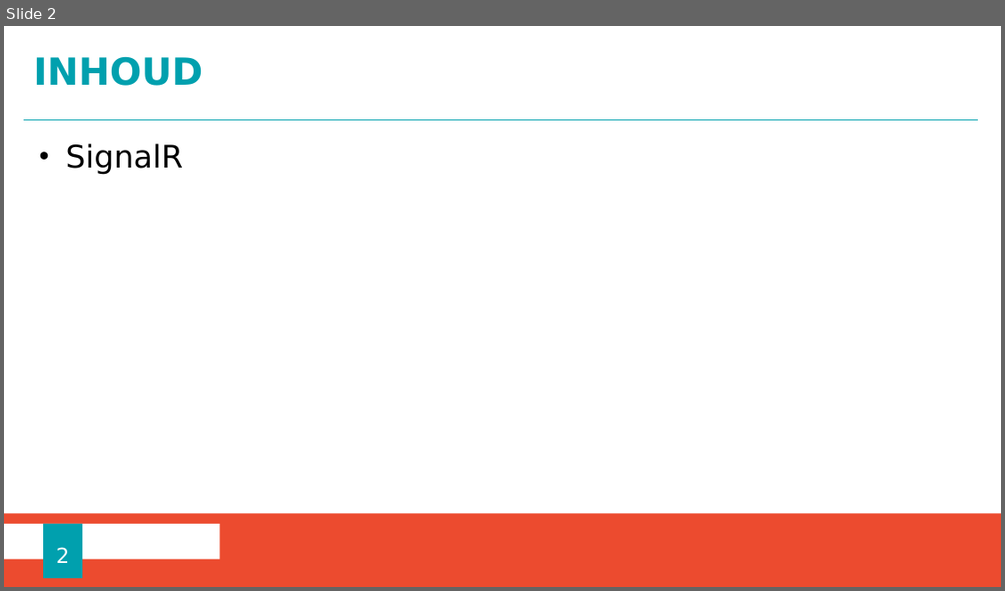
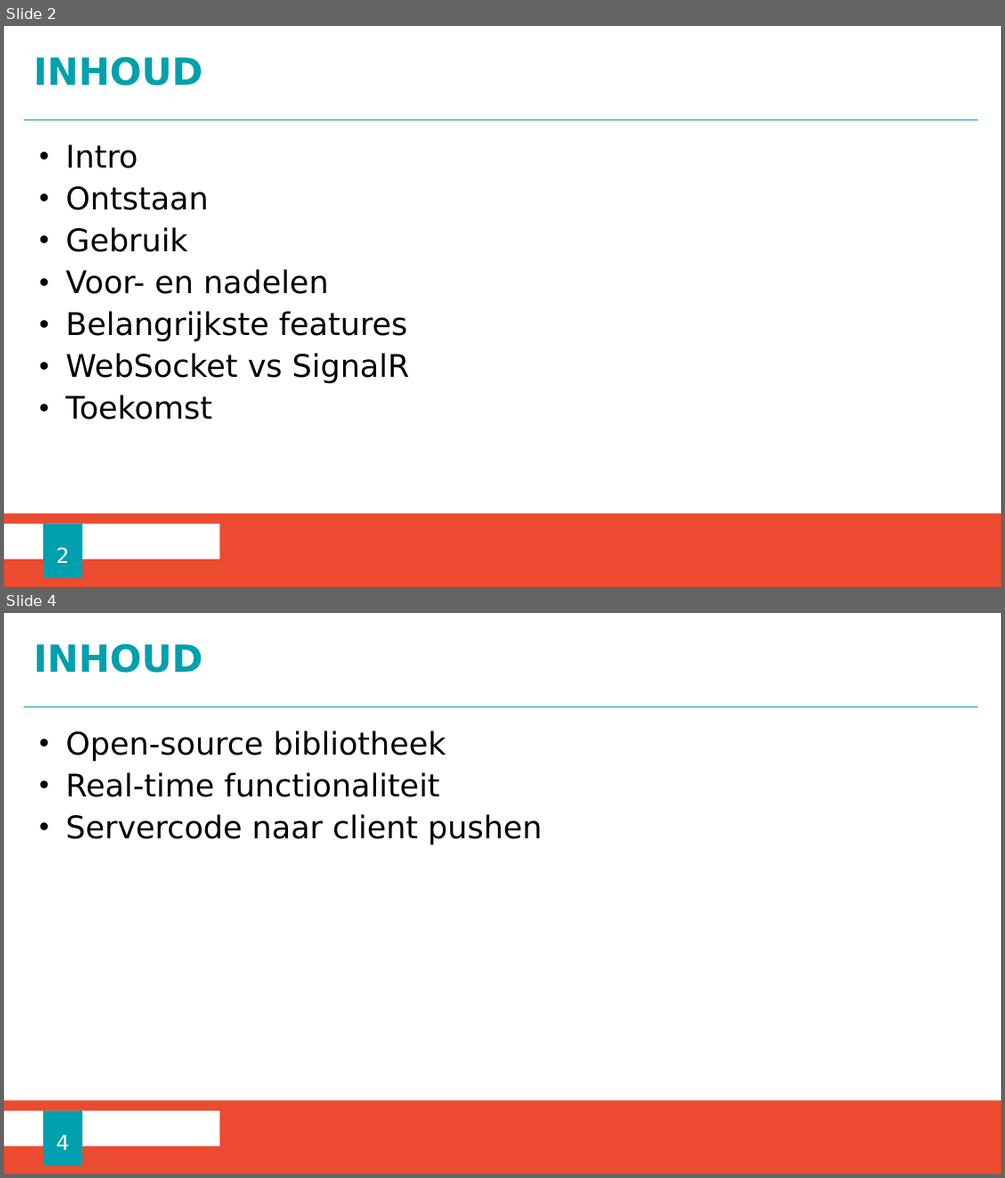
Before and after one commit to ChristopheM98/SignalR_Webapp, a slide deck: Presentatie SignalR.pptx. Shown one above the other, each under a label of ours: slide 2 before the commit, slides 2 and 4 after it; the slides between them are not shown. The pictures are 1005x591 and 1005x1178 pixels, drawn with LibreOffice and Linux fonts; fonts in the diff are those of the drawing; background and template pictures are left out. Boxes give left, top, right and bottom in pixels: in the first picture for what was removed or moved away, otherwise in the second. Text is boxed around its words. In the diff, an @@ line names an element or a change of style, - is before the commit and + after.

```diff
--- a/Presentatie SignalR.pptx
+++ b/Presentatie SignalR.pptx
@@ slide 4 added at box(4, 613, 1001, 1174), background #FFFFFF; not listed: 3 template elements that a slide beside it also shows @@
@@ title added at box(33, 643, 203, 673), 36 pt, text #00A0AE, bold @@
+INHOUD
@@ text added at box(65, 730, 542, 845), 30 pt, text #000000 @@
+• Open-source bibliotheek
+• Real-time functionaliteit
+• Servercode naar client pushen
@@ page number added at box(43, 1111, 81, 1165), fill #00A0AE, 20 pt, text #FFFFFF @@
+4
@@ slide 2 changed as well @@
@@ text at box(65, 144, 410, 419): text changed @@
-• SignalR
+• Intro
+• Ontstaan
+• Gebruik
+• Voor- en nadelen
+• Belangrijkste features
+• WebSocket vs SignalR
+• Toekomst
```
Also in this commit, not shown: 2 other slides changed, 14 other slides added, 6 other files.
